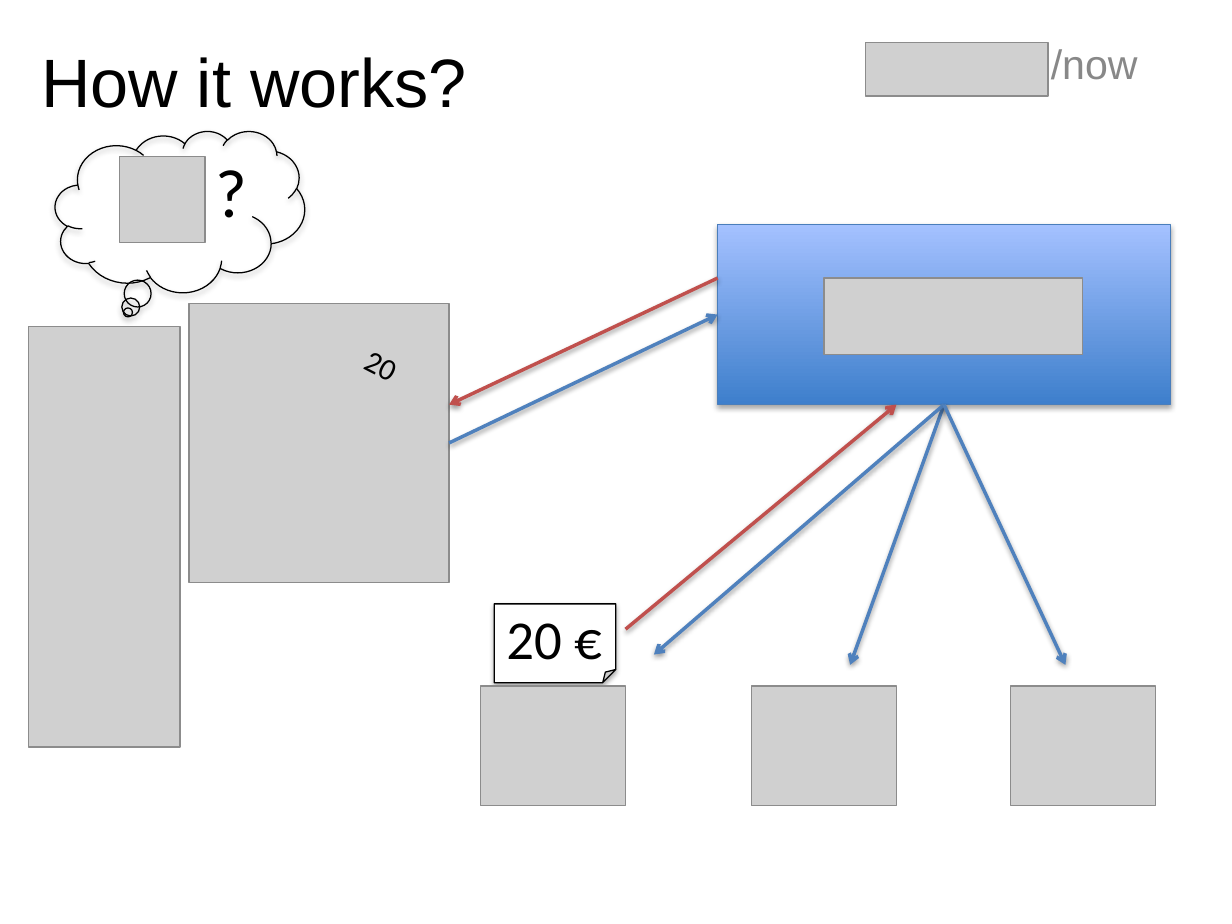
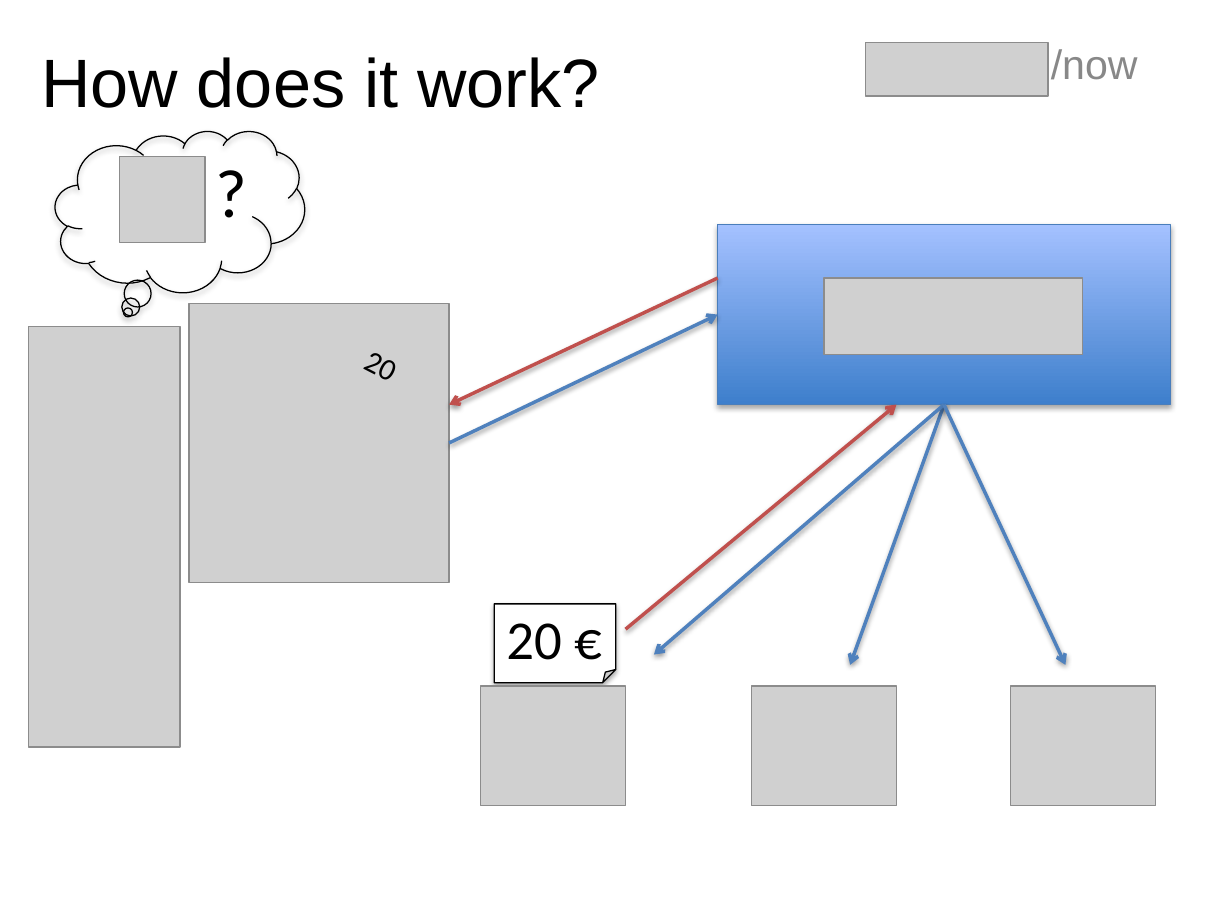
Before and after one commit to timglabisch/TrivagoHackathonGroup4, a slide deck: slide 5 of presentation/presentation.pptx. Drawn at 1232x924 pixels with LibreOffice and Linux fonts; fonts in the diff are those of the drawing; grey boxes stand for pictures. Boxes give left, top, right and bottom in pixels: in the first picture for what was removed or moved away, otherwise in the second. Text is boxed around its words. In the diff, an @@ line names an element or a change of style, - is before the commit and + after.

Commit message:
Presentation

```diff
--- a/presentation/presentation.pptx
+++ b/presentation/presentation.pptx
@@ title at [41, 57, 599, 108]: text changed @@
-How it works?
+How does it work?
```
Also in this commit, not shown: 1 slide removed.
